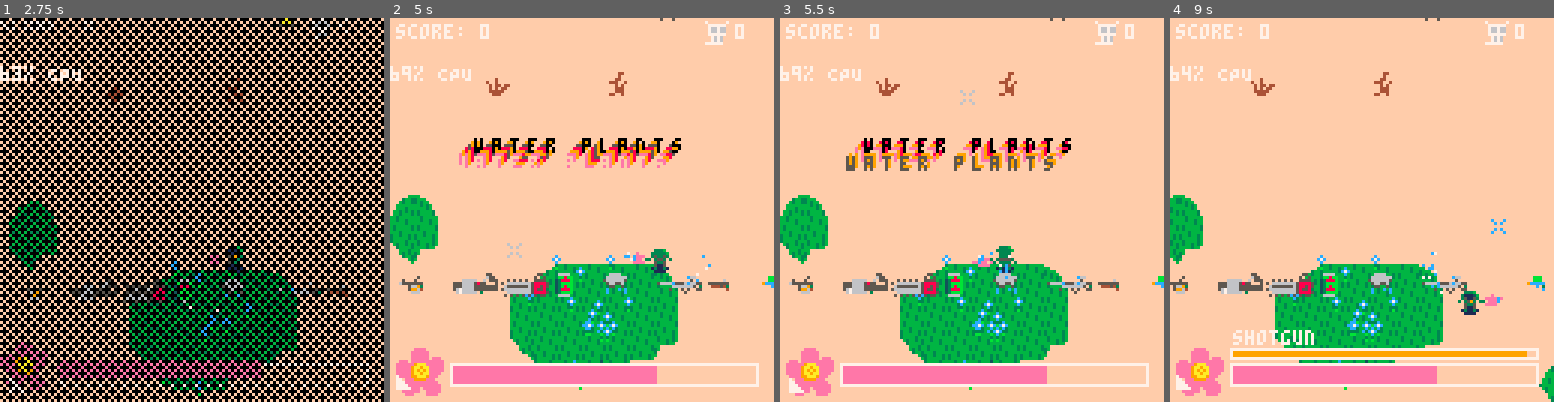
Above: before the commit, frames 1-4 (left to right).
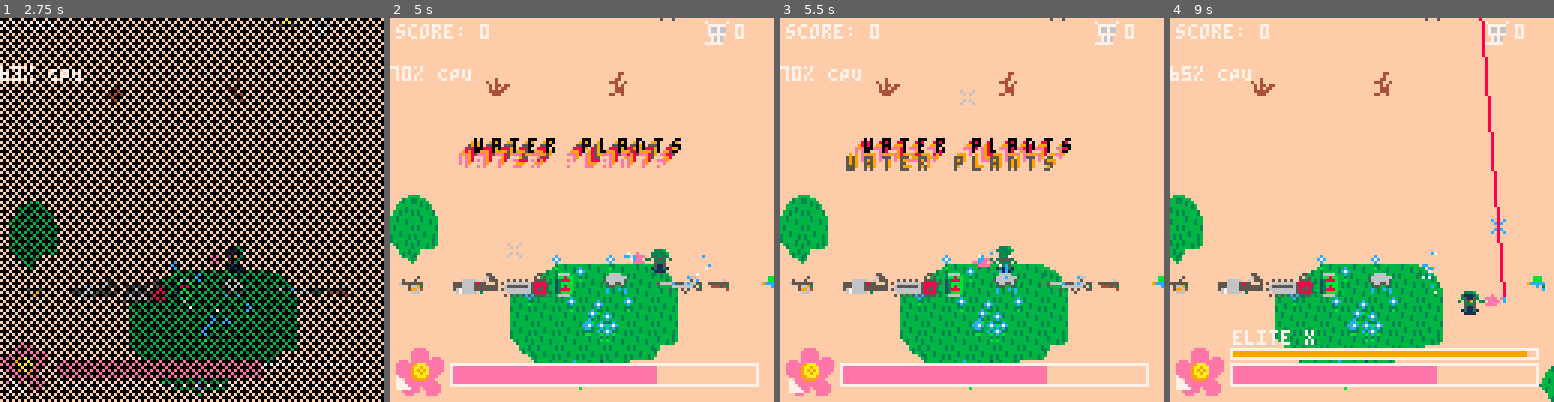
Above: after the commit, the same moments.

Repository: samboyer/ld46
Game: PICO-8 cartridge ld46.p8
Same seed, same stepped clock (60 frames per second), same inputs: the game is played once before the commit and once after it.
Inputs (mouse positions are in pixels of both pictures, inside the frame that each line leads up to):
- Up to frame 1 (2.75 s): tap X (X key) at 0.33, 1.07, 1.85 s; click (280, 121) at 0.67 s; tap O (Z key) at 0.7, 1.7, 2.1, 2.5 s; click (46, 267) at 1.22 s; hold Right 1.6-2.1 s; click (107, 114) at 1.77 s; hold Up 2.15-2.42 s; click (172, 259) at 2.32 s; hold Right from 2.47 s (still down)
- Up to frame 2 (5 s): click (624, 106) at 2.87 s; tap O (Z key) every 0.4 s from 2.9 to 4.9 s; tap X (X key) at 2.97, 4.08 s; release Right at 3.03 s; hold Left 3.08-3.58 s; click (685, 256) at 3.42 s; hold Down 3.63-3.97 s; click (451, 102) at 3.97 s; hold Right 4.02-4.68 s; click (512, 248) at 4.52 s; hold Up from 4.73 s (still down)
- Up to frame 3 (5.5 s): release Up at 5.03 s; click (964, 94) at 5.07 s; hold Left from 5.08 s (still down); tap X (X key) at 5.2 s; tap O (Z key) at 5.3 s
- Up to frame 4 (9 s): click (1419, 244) at 5.62 s; release Left at 5.68 s; tap O (Z key) every 0.4 s from 5.7 to 8.9 s; hold Down 5.73-6.03 s; hold Right 6.08-6.58 s; click (1481, 90) at 6.17 s; tap X (X key) at 6.32, 7.43, 8.55 s; hold Right 6.63-7.13 s; click (1246, 236) at 6.72 s; hold Up 7.18-7.45 s; click (1308, 83) at 7.27 s; hold Right 7.5-8.07 s; click (1369, 229) at 7.82 s; hold Left 8.12-8.62 s; click (1434, 79) at 8.37 s; hold Down from 8.67 s (still down); click (1496, 225) at 8.92 s

Frame 1 is identical in both runs. In frame 2, less than 0.1% of the frame differs, in the area x 0-5%, y 12-17%; in frame 3, less than 0.1%; in frame 4, 1.1%, in the area x 3-88%, y 0-86%.

Commit message:
CODE COMPRESSION, 97% BAYBEEEE

Diff:
--- a/ld46.p8
+++ b/ld46.p8
@@ -4,6 +4,7 @@
 -- bloom eternal
 -- slay slugs and keep your flowers alive
 
+--sprite rotation by jihem
 function rspr(sx,sy,x,y,w, sa,ca)
   --local ca,sa=cos(a),sin(a)
   local srcx,srcy,addr,pixel_pair
@@ -29,8 +30,7 @@
   end
 end
 
-
--- PICO-tween
+-- PICO-tween https://github.com/JoebRogers/PICO-Tween
 function outCubic(t, b, c, d)
   a = t / d - 1
   return c * (a*a*a + 1) + b
@@ -45,7 +45,6 @@
 end
 function draw_particles() --used to be _draw
  foreach(particles, draw_particle)
- --print(#particles, 0, 92, 7)
 end
 
 function make_particle(_x, _y, _c, _r, _maxl)
@@ -69,7 +68,6 @@
  }
 end
 function update_particle(p)
- -- Update all axis
  local _l = p.l / p.maxl
  _r = get_axis(p.r, _l)
  update_axis(p.x)
@@ -110,13 +108,9 @@
  return a.n == nil
 end
 
--- function demo_emitter_fireflies()
---  make_particle(axis(0.4+rnd(0.2)), axis(0.4+rnd(0.2), rnd(0.001)+0.001), {35, 8}, {36+flr(rnd(3.99)), 16}, 600)
--- end
-
-function emitter_wateringcan()
+function emitter_can()
   local _r = 0.12 + rnd(0.3)
-  if not isweaponfacingleft then _r = -_r end
+  if not isweaponleft then _r = -_r end
   local _vx = 0.004 * sin(_r)
   local _vy = cos(_r) * -0.004
   make_particle(axis((weapontipx - screenx)/127, _vx), axis((weapontipy - screeny)/127, _vy, 0.0003), {0, 24}, axis(), 10+rnd(5))
@@ -144,11 +138,9 @@
 for df_i=0,df_d do df_f[df_i]=df_i>df_d-df_w and 8 or 0 end
 function draw_doomfire()
   for df_x=0,df_w do for df_y=0,df_w-1 do df_s(df_y*df_w+df_x) end end
-  --for x=0,d do pset(x%w,flr(x/w),p[f[x]]) end
   for df_x=0,df_d do
     xx = df_x%df_w
     yy = flr(df_x/df_w)
-    --pset(2*xx,2*yy,p[f[x]])
     rectfill(2*xx,2*yy,2*xx+2,2*yy+2,df_p[df_f[df_x]])
   end
 end
@@ -257,31 +249,32 @@
 cls() -- clear screen
 
 --CONSTANTS/CONFIG
+maxval=32767
 screenborder = 32 -- how close guy can get before moving screen
 bulletspeed = 0.5
 bulletlife = 40 -- life of bullet in frames
 worldsizex = 384 --size of arena in pixels
 worldsizey = 256
 killscorescaler = 0.2 --%age of enemy max health converted to points
-wateringcanscorescaler = 0.2 --%age of watering can healing converted to points
+canscorescaler = 0.2 --%age of watering can healing converted to points
 powerup_chance = 0.2 --chance a killed enemy will drop a powerup
 screen_shake_decay = 1
 playerstartx = 188
 playerstarty = 104
 screenstartx = 128
 screenstarty = 30
-wateringcan_healperframe = 2
+can_healperframe = 2
 retarget_time = 150 -- number of frames after which enemy switches targets
 gunnerstunduration = 20  --num. frames for stun to occur
 gunershootspeed = 36
 
-wave_downtime = 6 --time between waves (secs)
-wave_spawnduration = 5 --time for enemies to spawn (secs)
-wave_enemycountbase = 3 --base num of enemies per wave
+wave_downtime = 6 --time between waves (s)
+wave_spawnduration = 5 --time for enemies to spawn (s)
+wave_enemycountbase = 3 --base #enemies per wave
 wave_enemycountdelta = 1
-wave_enemycloseness = 48 --how far in pixels worms can appear from the 'wave origin'
-wave_enemyclosenessdelta = 8
-wave_originrubberband = 256 --max distance the enemy origin can be
+wave_originsizebase = 48 --dist from 'wave origin' (px)
+wave_originsizedelta = 8
+wave_originrubberband = 256 --max distance of enemy origin from camera
 
 player = {
   dx = 0,
@@ -309,7 +302,7 @@
   player_original_stats[k] = v
 end
 
-player.weapon = player.default_weapon
+p_weapon = player.default_weapon
 
 --VARIABLES
 lmbdown = false
@@ -320,12 +313,12 @@
 screen_shake = 0
 weapontipx = 0
 weapontipy = 0
-isweaponfacingleft = false
+isweaponleft = false
 isfacingdown = true
 oldenemycount = -1
 isintro = true
 stunnedframes = 0
-desiredmusic = 0 --id of loop to go to at the loop point
+desiredmusic = 0 --loop id to schedule
 
 bullets = {}
 --(x,y,dx,dy,sprite,life,dead)
@@ -481,56 +474,56 @@
 score = 0
 kills = 0
 health = 100
-wave = 0 --more like 'waves survived', ie first wave is wave 0 until all enemies cleared.
+wave = 0 --#waves survived (lags behind)
 
 playerstill = true --for idle animation
-wateranimframes = 0 --frames remaining of watering can anim
+can_t = 0 --frames remaining of watering can anim
 watersuccess = false --did the watering get a flower
 weakest_flower = nil --ref to weakest flower obj
-t = 0 --frame count
+t = 0 --frame count, for anims (not to be trusted!)
 time = 0 --game timer in s
-gamerunning = false --is gameplay allowed?
-gameover = false --discerns between menu and you died screen
-controlsshowing = false --discerns between title screen and controls screen
-startcountdown = nil --countdown for animations, starts when player hits x on controls
+gamerunning = false
+gameover = false
+controlsscreen = false
+startcountdown = nil --countdown for animations
 startcountdownframes = 45
 startcountdown2 = nil --countdown for fade in
 
 wave_nextwavestarttime = -1
-wave_enemiesthiswave = 0
-wave_closenessthiswave = 0
+wave_enemycount = 0
+wave_originsize = 0
 wave_originx = 0
 wave_originy = 0
 wave_spawned = 0
-wave_spawnseparation = 0
-wave_timetilnextspawn = 0
+wave_spawnwait = 0
+wave_nextspawntime = 0
 
 --UPDATE FUNCTIONS
 
 
-function start_wateringcan()
+function start_can()
   watersuccess = false
-  wateranimframes = 30
+  can_t = 30
   sfx(7)
-  make_emitter(emitter_wateringcan, 35, 1)
-end
-
-function update_wateringcan()
+  make_emitter(emitter_can, 35, 1)
+end
+
+function update_can()
   water = {
-    x = player.x + (isweaponfacingleft and -4 or 12),
+    x = player.x + (isweaponleft and -4 or 12),
     y = player.y + 4
   }
 
   for f in all(flowers) do
     if distance(water, f) < 14 then
       watersuccess = true
-      f.health = min(f.health + wateringcan_healperframe, f.maxhealth)
-      score += wateringcan_healperframe * wateringcanscorescaler
-    end
-  end
-
-  wateranimframes -= 1
-  if (wateranimframes==0 and watersuccess) then
+      f.health = min(f.health + can_healperframe, f.maxhealth)
+      score += can_healperframe * canscorescaler
+    end
+  end
+
+  can_t -= 1
+  if (can_t==0 and watersuccess) then
     random_effect_text(water_texts)
   end
 end
@@ -541,7 +534,7 @@
     contents[k] = v
   end
   if powerup.type == "weapon" then
-    player.weapon = contents
+    p_weapon = contents
     sfx(10)
   elseif powerup.type == "stat" then
     sfx(18)
@@ -595,8 +588,8 @@
 
   if stunnedframes == 0 then
     if gamerunning and not(isintro and run_timer) then
-      if btn(4) and wateranimframes == 0 then
-        start_wateringcan()
+      if btn(4) and can_t == 0 then
+        start_can()
       end
 
       inputx=0
@@ -606,7 +599,7 @@
       if (btn(2,0) or btn(2,1)) inputy -= 1
       if (btn(3,0) or btn(3,1)) inputy += 1
 
-      if wateranimframes == 0 then
+      if can_t == 0 then
         x=inputx
         y=inputy
       end
@@ -659,8 +652,8 @@
   -- powerups
   collected_powerup = nil
   for p in all(powerups) do
-    if (collected_powerup == nil and distance_basic(player,p) < 8) then
-      collected_powerup = p
+    for i=0,(p.sprites==nil and 0 or p.sprites-1) do
+      if(collected_powerup == nil and distance_basic(player,{x=p.x+i*8,y=p.y}) < 8) collected_powerup = p
     end
   end
   if collected_powerup != nil then
@@ -677,26 +670,26 @@
   end
 
   -- current weapon
-  player.weapon = nil
+  p_weapon = nil
   for p in all(active_powerups) do
-    if (player.weapon == nil and p.type == "weapon") player.weapon = p
-  end
-  player.weapon = player.weapon or player.default_weapon
+    if (p_weapon == nil and p.type == "weapon") p_weapon = p
+  end
+  p_weapon = p_weapon or player.default_weapon
 
   player.weapon_cooldown = max(player.weapon_cooldown - 1, 0)
-  local melee = player.weapon.melee
+  local melee = p_weapon.melee
   if (melee == nil) melee = false
-  if (not melee and stunnedframes==0 and not isintro and lmbdown and player.weapon_cooldown == 0 and wateranimframes==0) then
+  if (not melee and stunnedframes==0 and not isintro and lmbdown and player.weapon_cooldown == 0 and can_t==0) then
     shoot_bullet()
-    player.weapon_cooldown = player.weapon.cooldown
-  end
-
-  if player.weapon.melee then
-    if (player.weapon.name == "chainsaw") screen_shake = max(screen_shake, 1)
+    player.weapon_cooldown = p_weapon.cooldown
+  end
+
+  if p_weapon.melee then
+    if (p_weapon.name == "chainsaw") screen_shake = max(screen_shake, 1)
     for e in all(enemies) do
-      if distance_basic(player,e) < player.weapon.range then
-        hurt_enemy(e, player.weapon.damage)
-        if (player.weapon.name == "chainsaw") screen_shake = min(screen_shake+2, 20)
+      if distance_basic(player,e) < p_weapon.range then
+        hurt_enemy(e, p_weapon.damage)
+        if (p_weapon.name == "chainsaw") screen_shake = min(screen_shake+2, 20)
       end
     end
   end
@@ -763,7 +756,7 @@
     e.target = player
   else
     target = nil
-    targetdist = 32767
+    targetdist = maxval
     for f in all(flowers) do
       dist = distance_basic(e, f)
       if dist < targetdist then
@@ -784,7 +777,7 @@
     e.target = player
   else
     target = nil
-    targetdist = 32767
+    targetdist = maxval
     for f in all(flowers) do
       dist = distance_basic(e, f)
       if dist < targetdist then
@@ -865,7 +858,7 @@
 function open_menu()
   gameover = false
   gamerunning = false
-  controlsshowing = false
+  controlsscreen = false
   music(40)
   reset_doomfire()
 end
@@ -877,7 +870,7 @@
 function start_game(frommenu)
   player.x = playerstartx
   player.y = playerstarty
-  player.weapon = player.default_weapon
+  p_weapon = player.default_weapon
   screenx = screenstartx
   screeny = screenstarty
   isintro = frommenu
@@ -939,19 +932,19 @@
   dy = mousey + screeny - weapontipy
   mag = magnitude(dx,dy)
 
-  if player.weapon.sniper then
+  if p_weapon.sniper then
     for e in all(enemies) do
       --|(e-tip) X dir|/|dir|, cross cancels to a1b2-a2b1
       vx = e.x-weapontipx
       vy = e.y-weapontipy
       dist = (vx*dy - vy*dx)/mag
       dot = vx*dx + vy*dy
-      if(dist<3 and dot>0) hurt_enemy(e, player.weapon.damage)
+      if(dist<3 and dot>0) hurt_enemy(e, p_weapon.damage)
     end
   else
     dx /= mag * bulletspeed
     dy /= mag * bulletspeed
-    local n = player.weapon.bulletspershot or 1
+    local n = p_weapon.bulletspershot or 1
     if (player.dx > 0 or player.dy > 0) then
       pmag = magnitude(player.dx, player.dy)
       dot = dx*(player.dx/pmag) + dy*(player.dy/pmag)
@@ -962,12 +955,12 @@
     end
     flip_x = false
     flip_y = false
-    if player.weapon.bullet_sprite == nil then
+    if p_weapon.bullet_sprite == nil then
       sprite_base = player.default_weapon.bullet_sprite
       animated = player.default_weapon.bullet_animated
     else
-      sprite_base = player.weapon.bullet_sprite
-      animated = player.weapon.bullet_animated or false
+      sprite_base = p_weapon.bullet_sprite
+      animated = p_weapon.bullet_animated or false
     end
 
     if abs(dx)>abs(dy) then
@@ -992,12 +985,12 @@
         animated = animated,
         flip_x = flip_x,
         flip_y = flip_y,
-        damage = player.weapon.damage,
+        damage = p_weapon.damage,
         life = bulletlife,
         dead = false,
-        particles = player.weapon.particles,
-        splash_radius = player.weapon.splash_radius,
-        shake = player.weapon.shake
+        particles = p_weapon.particles,
+        splash_radius = p_weapon.splash_radius,
+        shake = p_weapon.shake
       }
       add(bullets, b)
     end
@@ -1005,8 +998,8 @@
 
   sfx(0, -1)
   random_effect_text(shoot_texts, 0.05)
-  screen_shake = player.weapon.shake
-  if(player.weapon.particles) oneshot_splash(weapontipx-4,weapontipy-4, player.weapon.particles)
+  screen_shake = p_weapon.shake
+  if(p_weapon.particles) oneshot_splash(weapontipx-4,weapontipy-4, p_weapon.particles)
 end
 
 kill_sfx_this_frame = false
@@ -1178,16 +1171,16 @@
 
 function increment_wave()
   wave+=1
-  wave_enemiesthiswave = wave_enemycountbase + wave_enemycountdelta * wave
+  wave_enemycount = wave_enemycountbase + wave_enemycountdelta * wave
   wave_spawned = 0
-  wave_spawnseparation = wave_spawnduration/wave_enemiesthiswave
-  wave_closenessthiswave = wave_enemycloseness + wave_enemyclosenessdelta * wave
-  wave_timetilnextspawn = wave_spawnseparation
+  wave_spawnwait = wave_spawnduration/wave_enemycount
+  wave_originsize = wave_originsizebase + wave_originsizedelta * wave
+  wave_nextspawntime = wave_spawnwait
   desiredmusic = min(2*(wave\2), 6)
 end
 
 function wave_spawn_enemy()
-  local x,y = get_random_point_around(wave_originx, wave_originy, wave_closenessthiswave)
+  local x,y = get_random_point_around(wave_originx, wave_originy, wave_originsize)
   add_enemy(x, y)
   wave_spawned+=1
 end
@@ -1202,12 +1195,12 @@
       wave_originx, wave_originy = get_random_point_around(player.x, player.y, wave_originrubberband, 128)
     end
   else --mid-wave time
-    if wave_spawned != wave_enemiesthiswave then --mid-spawn
-
-      wave_timetilnextspawn -= 0.0333333333
-      if wave_timetilnextspawn<=0 then
+    if wave_spawned != wave_enemycount then --mid-spawn
+
+      wave_nextspawntime -= 0.0333333333
+      if wave_nextspawntime<=0 then
         wave_spawn_enemy()
-        wave_timetilnextspawn = wave_spawnseparation
+        wave_nextspawntime = wave_spawnwait
       end
 
     else --cleanup time
@@ -1233,18 +1226,18 @@
 
   if(not isintro) update_enemies()
 
-  isweaponfacingleft = mousex <= player.x - screenx
+  isweaponleft = mousex <= player.x - screenx
   isfacingdown = mousey >= player.y - screeny
 
-  if wateranimframes > 0 then
-    update_wateringcan()
-    if (inputx!=0) isweaponfacingleft = inputx<=0
+  if can_t > 0 then
+    update_can()
+    if (inputx!=0) isweaponleft = inputx<=0
     if (inputy!=0) isfacingdown = inputy>=0
   end
 
   if gamerunning then
 
-    if(run_timer) time += 0.03333333333333333333
+    if(run_timer) time += 0.0333333333
 
     if(isintro and t==60) show_effect_text("water plants", true)
 
@@ -1300,13 +1293,13 @@
       end
     else --main menu
       if btnp(5) then
-        if (controlsshowing and startcountdown == nil) then
+        if (controlsscreen and startcountdown == nil) then
           startcountdown = startcountdownframes
           music(-1)
           sfx(22)
           sfx(23)
           kill_doomfire()
-        else controlsshowing = true end
+        else controlsscreen = true end
       end
     end
   end
@@ -1333,18 +1326,18 @@
 
 --DRAW FUNCTIONS
 
-function world_to_screen_coords(x,y)
+function world_to_screen(x,y)
   return x - screenx + screen_shake_x, y - screeny + screen_shake_y
 end
 
 function draw_sprite(spriteno, x, y, flip_x)
   flip_x = flip_x or false
-  spr(spriteno, x - screenx + screen_shake_x, y - screeny + screen_shake_y, 1, 1, flip_x)
+  x,y = world_to_screen(x,y)
+  spr(spriteno, x, y, 1, 1, flip_x)
 end
 
 function draw_object(obj, draw_shadow)
-  local x = obj.x - screenx + screen_shake_x
-  local y = obj.y - screeny + screen_shake_y
+  x,y = world_to_screen(obj.x,obj.y)
   if (draw_shadow) spr(66, x,y+1)
   sprites = obj.sprites or 1
   for i=1,sprites do
@@ -1376,7 +1369,6 @@
         itersworld = iters+screeny\12.5
         ii = i+screenx - screen_shake_x + itersworld*10-t/10
         local y= sin(t/53+itersworld/7)*sin(ii/32)*4 + i%2*0.4
-        --local w=(cos((i+t)/64+iters/4)*0.5+1)*5
         w=5
         local offset = 12.5*iters + (screen_shake_y-screeny)%12.5
         rectfill(i,offset-w+y,i,offset+w+y, 9)
@@ -1384,8 +1376,7 @@
   end
 end
 
-oldplayerposes = {{1000,1000},{1000,1000},{1000,1000},{1000,1000}}
-oldpos = {1000,1000}
+ghosts = {{maxval,maxval},{maxval,maxval},{maxval,maxval},{maxval,maxval}}
 
 function draw_player()
 
@@ -1399,11 +1390,11 @@
   if show_ghosts then
     --draw ghosts
     for i=4,1,-1 do
-      draw_sprite(84, oldplayerposes[i][1], oldplayerposes[i][2])
+      draw_sprite(84, ghosts[i][1], ghosts[i][2])
       if i==1 then --update chost
-        oldplayerposes[i] = oldpos
+        ghosts[i] = oldpos
       else
-        oldplayerposes[i] = oldplayerposes[i-1]
+        ghosts[i] = ghosts[i-1]
       end
     end
   end
@@ -1425,21 +1416,21 @@
   end
   draw_object(player, true)
 
-  local tipoffx = player.weapon.tipx or -5
-  local tipoffy = player.weapon.tipy or 3
-  weapontipx = player.x + (isweaponfacingleft and tipoffx or 8-tipoffx)
+  local tipoffx = p_weapon.tipx or -5
+  local tipoffy = p_weapon.tipy or 3
+  weapontipx = player.x + (isweaponleft and tipoffx or 8-tipoffx)
   weapontipy = player.y + tipoffy
 
-  if player.weapon.sniper then
-    x0, y0 = world_to_screen_coords(weapontipx, weapontipy)
+  if p_weapon.sniper then
+    x0, y0 = world_to_screen(weapontipx, weapontipy)
     dx = mousex - x0
     dy = mousey - y0
     line(x0, y0,x0+dx*128, y0+dy*128, 8)
   end
 
   --weapon
-  if player.weapon.name =="the crucible" then
-    xx,yy = world_to_screen_coords(player.x, player.y)
+  if p_weapon.name =="the crucible" then
+    xx,yy = world_to_screen(player.x, player.y)
     dx = mousex - xx
     dy = mousey - yy
     mag = magnitude(dx,dy)
@@ -1450,19 +1441,19 @@
       rspr(112-i*8,72, xx- (8*i-4)*ca-3+3*sa,yy+(8*i)*sa-4+3*ca, 2, sa,ca)
     end
   else
-    weaponsprite = (player.weapon.sprites == nil) and player.weapon.sprite or nil
-    if isintro or wateranimframes > 0 then
-      if wateranimframes > 5 and wateranimframes < 25 then
+    weaponsprite = (p_weapon.sprites == nil) and p_weapon.sprite or nil
+    if isintro or can_t > 0 then
+      if can_t > 5 and can_t < 25 then
         weaponsprite = 68
       else weaponsprite = 67
       end
     end
 
     if weaponsprite != nil then
-      draw_sprite(weaponsprite, player.x + (isweaponfacingleft and -8 or 8), player.y, not isweaponfacingleft)
+      draw_sprite(weaponsprite, player.x + (isweaponleft and -8 or 8), player.y, not isweaponleft)
     else
-      for i=1,player.weapon.sprites do
-        draw_sprite(player.weapon.sprite + i - 1, player.x + 8*(i-player.weapon.sprites)*(isweaponfacingleft and 1 or -1), player.y, not isweaponfacingleft)
+      for i=1,p_weapon.sprites do
+        draw_sprite(p_weapon.sprite + i - 1, player.x + 8*(i-p_weapon.sprites)*(isweaponleft and 1 or -1), player.y, not isweaponleft)
       end
     end
   end
@@ -1478,7 +1469,7 @@
     map(112,0,0)
     print("eternal",51,58, 9)
     print("eternal",51,57, 7)
-    if controlsshowing then
+    if controlsscreen then
       controlsstr = "controls:\n\x8b\x94\x83\x91/esdf: move\nlmb: shoot gun\n\x8e : water plants\n\ndon't let the flowers die!"
       print_outline(controlsstr, 18,70,7)
       if (t%40<20) print_outline("press \x97 to begin",31,110, 7) --1s on, 1s off
@@ -1543,8 +1534,8 @@
     --world-space flower healthbars
     for f in all(flowers) do
       if gamerunning and f.health < f.maxhealth then
-        x0, y0 = world_to_screen_coords(f.x - 8,f.y - 9)
-        x1,y1 = world_to_screen_coords(f.x + 8,f.y - 8)
+        x0, y0 = world_to_screen(f.x - 8,f.y - 9)
+        x1,y1 = world_to_screen(f.x + 8,f.y - 8)
         --rect(x0,y0,x1,y1, 7) --health bar
         frac = f.health/f.maxhealth
         col = (frac<0.5) and 8 or 9
